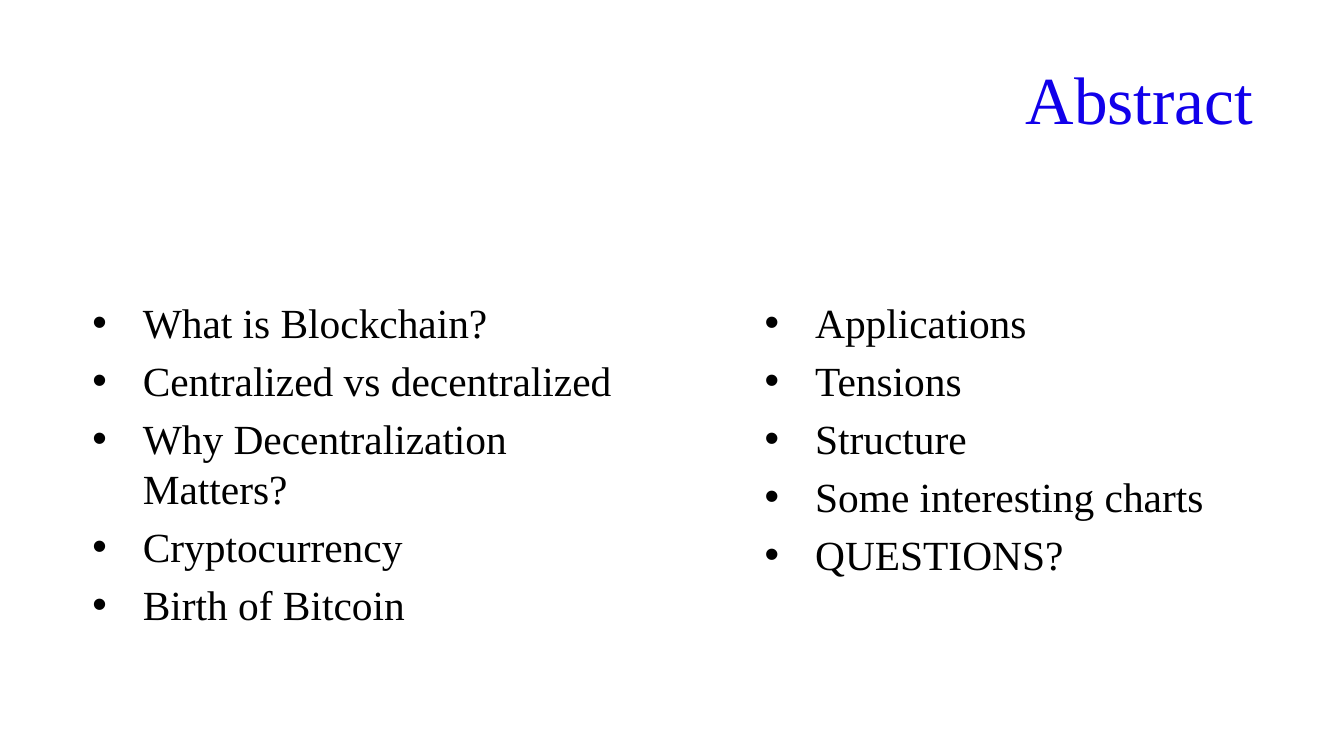
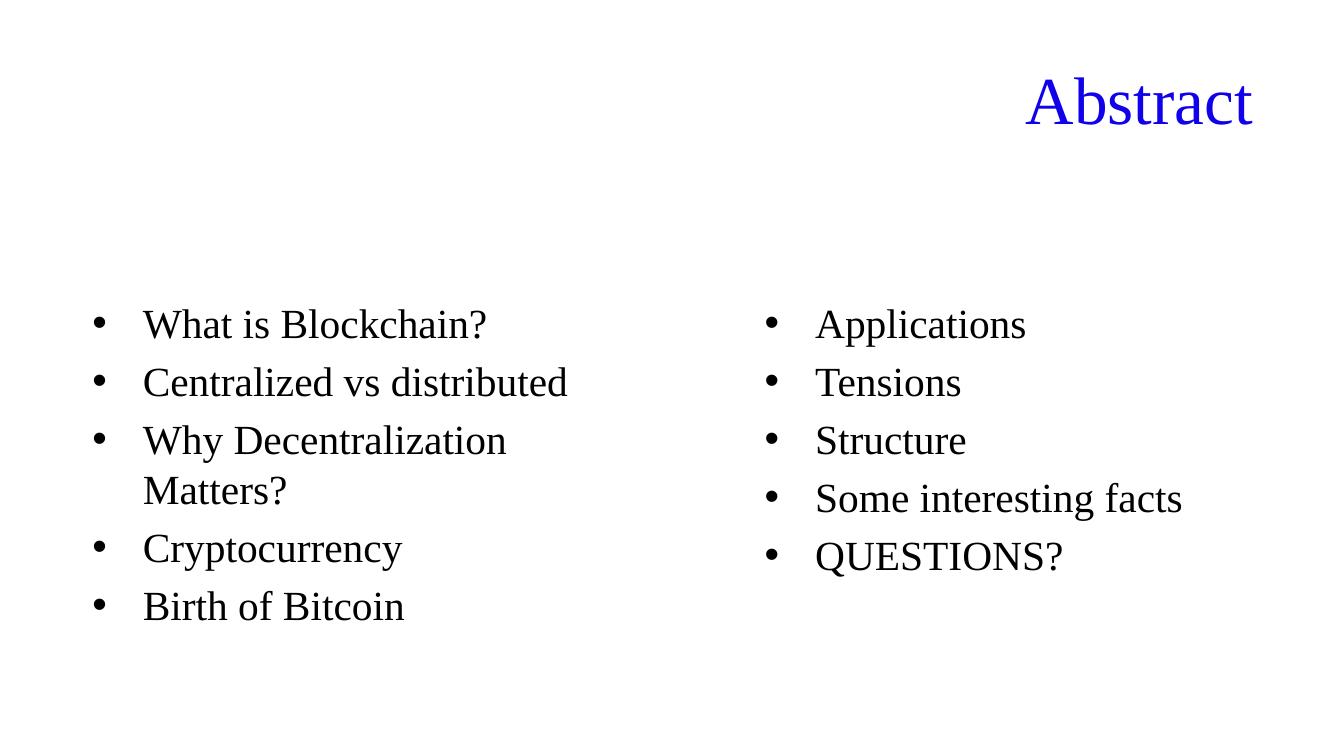
Before and after one commit to FIVIL/KtuPresentation, a slide deck: slide 2 of Blockchain 101.pptx. Drawn at 1344x756 pixels with LibreOffice and Linux fonts; fonts in the diff are those of the drawing; background and template pictures are left out. Boxes give left, top, right and bottom in pixels: in the first picture for what was removed or moved away, otherwise in the second. Text is boxed around its words. In the diff, an @@ line names an element or a change of style, - is before the commit and + after.

```diff
--- a/Blockchain 101.pptx
+++ b/Blockchain 101.pptx
@@ text at (x1=143, y1=367, x2=568, y2=397): text changed @@
-• Centralized vs decentralized
+• Centralized vs distributed
@@ text at (x1=815, y1=483, x2=1183, y2=521): text changed @@
-• Some interesting charts
+• Some interesting facts
```
Also in this commit, not shown: 1 other slide changed, 1 slide added.
